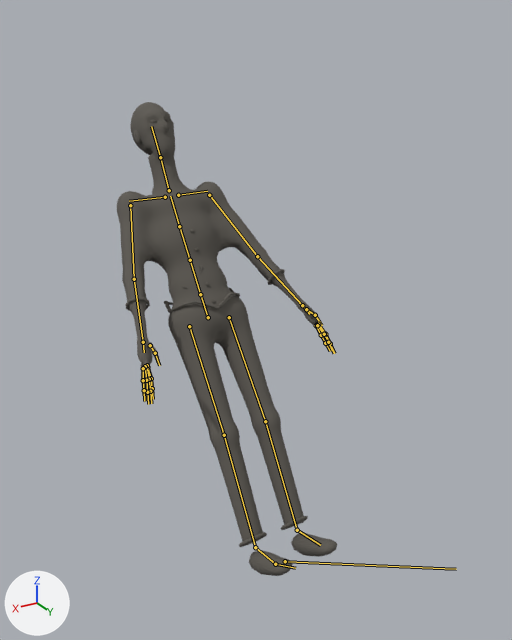
Renders of the glTF model content/art/models/householder.glb from each side of a commit.
One viewpoint serves both versions: a 50 mm lens placed at (1.2, 1.78, 1.97), pointed at (-0.1, -0.38, 0.89). Every picture has the same lights, and +X, +Y and +Z are marked at lower left. The first picture is the older version. Both versions are drawn at frame 7 of the action 'death'; the numbers are the values there. The bones that change, and the others that lie on the model, are drawn over the model as lines.

Names of what the first picture shows: 'body', 'fine'.
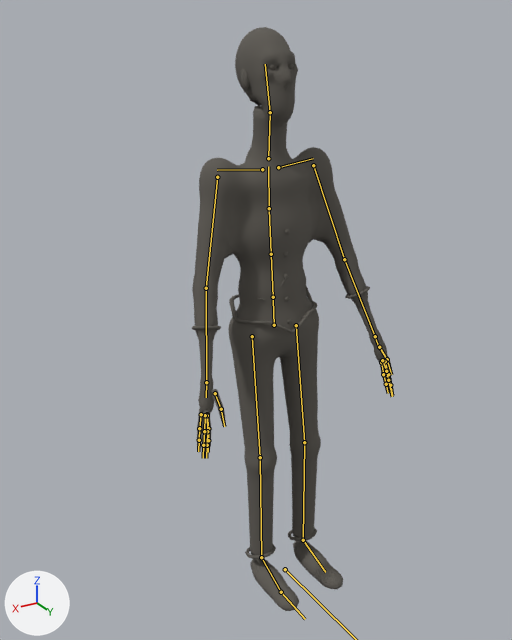
Location of each change, [x1, y1, x2, y2] in pixels of the pictures (512 x 640 px):
'body', posed (11% narrower, 23% taller)
    before: [117, 102, 337, 576]
    after: [192, 27, 387, 611]
'fine', posed (16% taller)
    before: [125, 119, 335, 547]
    after: [192, 63, 394, 559]
bone 'head', root to tip
    before: (160, 157) to (151, 126)
    after: (270, 112) to (265, 64)
bone 'upperarm_r', root to tip
    before: (130, 205) to (134, 279)
    after: (217, 177) to (206, 288)
bone 'finger_a_r_02', root to tip
    before: (151, 378) to (152, 388)
    after: (208, 428) to (208, 440)
bone 'finger_a_r_03', root to tip
    before: (152, 388) to (153, 399)
    after: (208, 440) to (208, 452)
bone 'finger_b_r_01', root to tip
    before: (147, 365) to (149, 379)
    after: (207, 415) to (207, 431)
bone 'finger_b_r_03', root to tip
    before: (150, 391) to (151, 403)
    after: (207, 445) to (206, 458)
bone 'finger_c_r_01', root to tip
    before: (145, 366) to (146, 380)
    after: (205, 415) to (204, 431)
bone 'finger_c_r_03', root to tip
    before: (147, 392) to (148, 404)
    after: (203, 445) to (203, 458)
bone 'finger_d_r_01', root to tip
    before: (143, 368) to (143, 380)
    after: (201, 414) to (199, 428)
bone 'finger_d_r_03', root to tip
    before: (144, 390) to (144, 401)
    after: (199, 440) to (198, 451)
bone 'upperarm_l', root to tip
    before: (209, 195) to (257, 256)
    after: (313, 165) to (344, 259)
bone 'finger_a_l_02', root to tip
    before: (321, 335) to (325, 343)
    after: (383, 374) to (386, 384)
bone 'finger_a_l_03', root to tip
    before: (325, 343) to (330, 351)
    after: (386, 384) to (388, 393)
bone 'finger_b_l_01', root to tip
    before: (318, 324) to (324, 334)
    after: (384, 362) to (387, 375)
bone 'finger_b_l_03', root to tip
    before: (329, 344) to (334, 353)
    after: (390, 386) to (392, 396)
bone 'finger_c_l_01', root to tip
    before: (318, 324) to (325, 334)
    after: (385, 361) to (388, 374)
bone 'finger_c_l_03', root to tip
    before: (330, 343) to (334, 353)
    after: (390, 385) to (392, 395)
bone 'finger_d_l_01', root to tip
    before: (317, 325) to (324, 334)
    after: (382, 360) to (386, 371)
bone 'finger_d_l_03', root to tip
    before: (328, 342) to (332, 350)
    after: (388, 380) to (390, 389)

The change, as a list of edits to the scene's bpy script:
```text
Change bone_root:
    where bone_root = bpy.data.objects['SK_Householder'].pose.bones['root']
    bone_root.location: (0.0, 0.0, 0.04) -> (0.0, 0.0, 0.0)
    bone_root.rotation_quaternion: (0.949, 0.314, 0.0, 0.0) -> (0.999, 0.048, 0.0, 0.0)  # degrees (37, 0, 0) -> degrees (6, 0, 0)
Change bone_head:
    where bone_head = bpy.data.objects['SK_Householder'].pose.bones['head']  # child of 'neck'
    bone_head.rotation_quaternion: (1.0, -0.017, 0.021, 0.003) -> (0.998, 0.057, 0.0, 0.0)  # degrees (-2, 2, 0) -> degrees (6, 0, 0)
Change bone_upperarm_r:
    where bone_upperarm_r = bpy.data.objects['SK_Householder'].pose.bones['upperarm_r']  # child of 'clavicle_r'
    bone_upperarm_r.rotation_quaternion: (0.989, 0.114, 0.024, -0.09) -> (0.993, 0.089, 0.017, -0.079)  # degrees (13, 4, -10) -> degrees (10, 3, -9)
Change bone_finger_a_r_02:
    where bone_finger_a_r_02 = bpy.data.objects['SK_Householder'].pose.bones['finger_a_r_02']  # child of 'finger_a_r_01'
    bone_finger_a_r_02.rotation_quaternion: (0.994, -0.111, 0.0, 0.0) -> (0.998, -0.07, 0.0, 0.0)  # degrees (-13, 0, 0) -> degrees (-8, 0, 0)
Change bone_finger_a_r_03:
    where bone_finger_a_r_03 = bpy.data.objects['SK_Householder'].pose.bones['finger_a_r_03']  # child of 'finger_a_r_02'
    bone_finger_a_r_03.rotation_quaternion: (0.996, -0.089, 0.0, 0.0) -> (0.998, -0.056, 0.0, 0.0)  # degrees (-10, 0, 0) -> degrees (-6, 0, 0)
Change bone_finger_b_r_01:
    where bone_finger_b_r_01 = bpy.data.objects['SK_Householder'].pose.bones['finger_b_r_01']  # child of 'hand_r'
    bone_finger_b_r_01.rotation_quaternion: (0.996, -0.089, 0.003, 0.003) -> (0.998, -0.056, 0.002, 0.002)  # degrees (-10, 0, 0) -> degrees (-6, 0, 0)
Change bone_finger_b_r_03:
    where bone_finger_b_r_03 = bpy.data.objects['SK_Householder'].pose.bones['finger_b_r_03']  # child of 'finger_b_r_02'
    bone_finger_b_r_03.rotation_quaternion: (0.996, -0.089, 0.0, 0.0) -> (0.998, -0.056, 0.0, 0.0)  # degrees (-10, 0, 0) -> degrees (-6, 0, 0)
Change bone_finger_c_r_01:
    where bone_finger_c_r_01 = bpy.data.objects['SK_Householder'].pose.bones['finger_c_r_01']  # child of 'hand_r'
    bone_finger_c_r_01.rotation_quaternion: (0.995, -0.1, -0.003, -0.003) -> (0.998, -0.063, -0.002, -0.002)  # degrees (-11, 0, 0) -> degrees (-7, 0, 0)
Change bone_finger_c_r_03:
    where bone_finger_c_r_03 = bpy.data.objects['SK_Householder'].pose.bones['finger_c_r_03']  # child of 'finger_c_r_02'
    bone_finger_c_r_03.rotation_quaternion: (0.996, -0.089, 0.0, 0.0) -> (0.998, -0.056, 0.0, 0.0)  # degrees (-10, 0, 0) -> degrees (-6, 0, 0)
Change bone_finger_d_r_01:
    where bone_finger_d_r_01 = bpy.data.objects['SK_Householder'].pose.bones['finger_d_r_01']  # child of 'hand_r'
    bone_finger_d_r_01.rotation_quaternion: (0.994, -0.11, -0.013, -0.011) -> (0.998, -0.069, -0.008, -0.007)  # degrees (-13, -2, -1) -> degrees (-8, -1, -1)
Change bone_finger_d_r_03:
    where bone_finger_d_r_03 = bpy.data.objects['SK_Householder'].pose.bones['finger_d_r_03']  # child of 'finger_d_r_02'
    bone_finger_d_r_03.rotation_quaternion: (0.996, -0.089, 0.0, 0.0) -> (0.998, -0.056, 0.0, 0.0)  # degrees (-10, 0, 0) -> degrees (-6, 0, 0)
Change bone_upperarm_l:
    where bone_upperarm_l = bpy.data.objects['SK_Householder'].pose.bones['upperarm_l']  # child of 'clavicle_l'
    bone_upperarm_l.rotation_quaternion: (0.99, 0.107, -0.022, 0.091) -> (0.993, 0.089, -0.017, 0.079)  # degrees (12, -4, 10) -> degrees (10, -3, 9)
Change bone_finger_a_l_02:
    where bone_finger_a_l_02 = bpy.data.objects['SK_Householder'].pose.bones['finger_a_l_02']  # child of 'finger_a_l_01'
    bone_finger_a_l_02.rotation_quaternion: (0.994, -0.111, 0.0, 0.0) -> (0.998, -0.07, 0.0, 0.0)  # degrees (-13, 0, 0) -> degrees (-8, 0, 0)
Change bone_finger_a_l_03:
    where bone_finger_a_l_03 = bpy.data.objects['SK_Householder'].pose.bones['finger_a_l_03']  # child of 'finger_a_l_02'
    bone_finger_a_l_03.rotation_quaternion: (0.996, -0.089, 0.0, 0.0) -> (0.998, -0.056, 0.0, 0.0)  # degrees (-10, 0, 0) -> degrees (-6, 0, 0)
Change bone_finger_b_l_01:
    where bone_finger_b_l_01 = bpy.data.objects['SK_Householder'].pose.bones['finger_b_l_01']  # child of 'hand_l'
    bone_finger_b_l_01.rotation_quaternion: (0.996, -0.089, -0.003, -0.003) -> (0.998, -0.056, -0.002, -0.002)  # degrees (-10, 0, 0) -> degrees (-6, 0, 0)
Change bone_finger_b_l_03:
    where bone_finger_b_l_03 = bpy.data.objects['SK_Householder'].pose.bones['finger_b_l_03']  # child of 'finger_b_l_02'
    bone_finger_b_l_03.rotation_quaternion: (0.996, -0.089, 0.0, 0.0) -> (0.998, -0.056, 0.0, 0.0)  # degrees (-10, 0, 0) -> degrees (-6, 0, 0)
Change bone_finger_c_l_01:
    where bone_finger_c_l_01 = bpy.data.objects['SK_Householder'].pose.bones['finger_c_l_01']  # child of 'hand_l'
    bone_finger_c_l_01.rotation_quaternion: (0.995, -0.1, 0.003, 0.003) -> (0.998, -0.063, 0.002, 0.002)  # degrees (-11, 0, 0) -> degrees (-7, 0, 0)
Change bone_finger_c_l_03:
    where bone_finger_c_l_03 = bpy.data.objects['SK_Householder'].pose.bones['finger_c_l_03']  # child of 'finger_c_l_02'
    bone_finger_c_l_03.rotation_quaternion: (0.996, -0.089, 0.0, 0.0) -> (0.998, -0.056, 0.0, 0.0)  # degrees (-10, 0, 0) -> degrees (-6, 0, 0)
Change bone_finger_d_l_01:
    where bone_finger_d_l_01 = bpy.data.objects['SK_Householder'].pose.bones['finger_d_l_01']  # child of 'hand_l'
    bone_finger_d_l_01.rotation_quaternion: (0.994, -0.11, 0.013, 0.011) -> (0.998, -0.069, 0.008, 0.007)  # degrees (-13, 2, 1) -> degrees (-8, 1, 1)
Change bone_finger_d_l_03:
    where bone_finger_d_l_03 = bpy.data.objects['SK_Householder'].pose.bones['finger_d_l_03']  # child of 'finger_d_l_02'
    bone_finger_d_l_03.rotation_quaternion: (0.996, -0.089, 0.0, 0.0) -> (0.998, -0.056, 0.0, 0.0)  # degrees (-10, 0, 0) -> degrees (-6, 0, 0)
```
